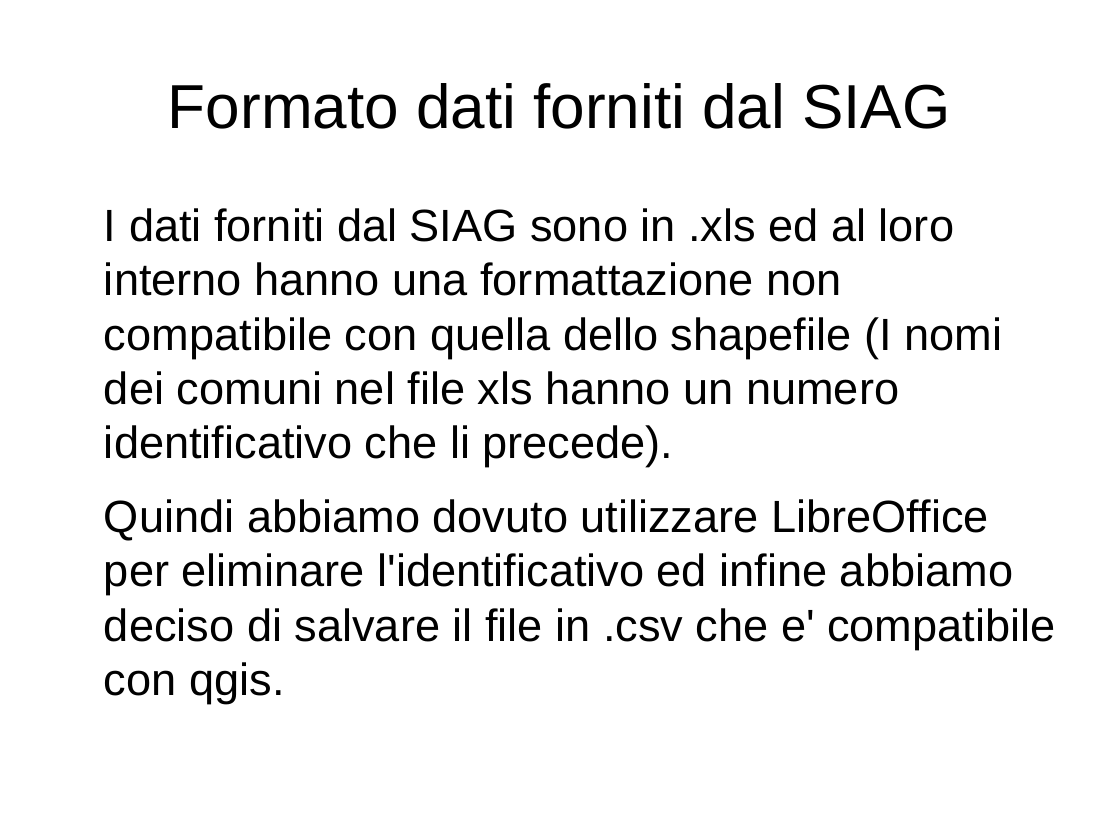
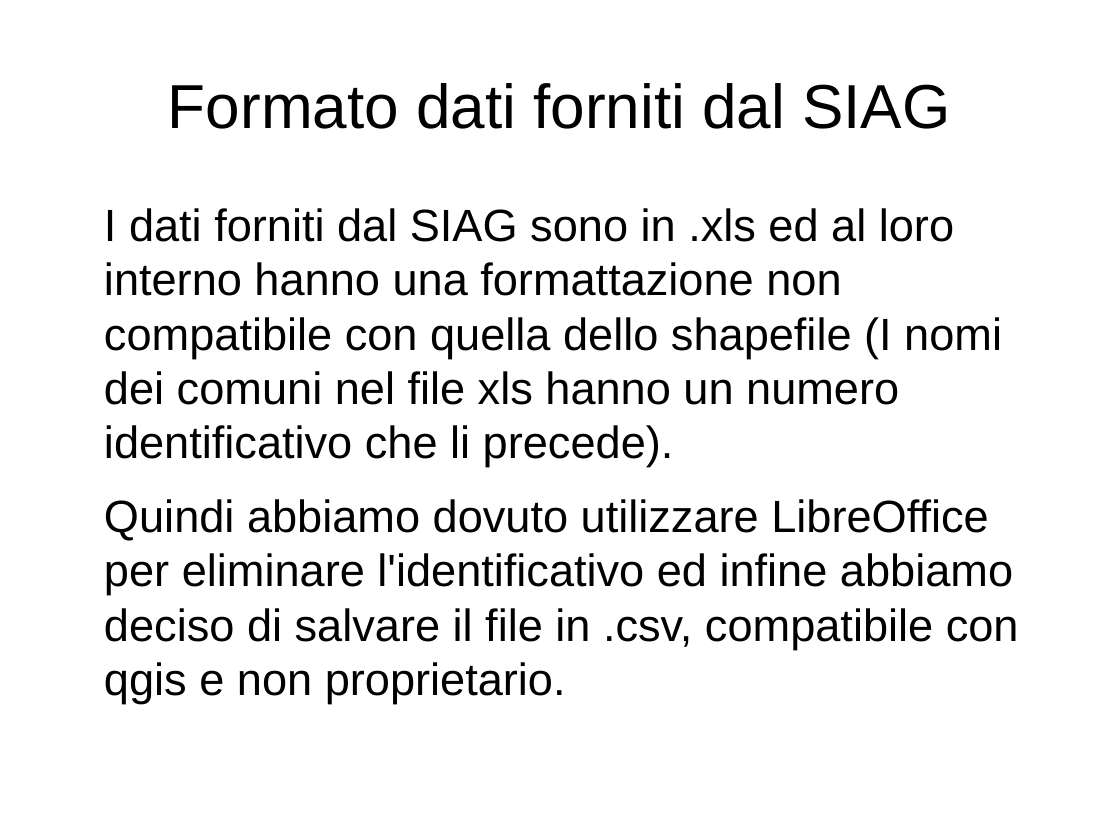
Before and after one commit to MascioSpam/esame_bdt, a slide deck: slide 6 of relazione.odp. Drawn at 1120x840 pixels with LibreOffice and Linux fonts; fonts in the diff are those of the drawing. Boxes give left, top, right and bottom in pixels: in the first picture for what was removed or moved away, otherwise in the second. Text is boxed around its words. In the diff, an @@ line names an element or a change of style, - is before the commit and + after.

```diff
--- a/relazione.odp
+++ b/relazione.odp
@@ text at (104, 499, 1019, 703): text changed @@
-Quindi abbiamo dovuto utilizzare LibreOffice per eliminare l'identificativo ed infine abbiamo deciso di salvare il file in .csv che e' compatibile con qgis.
+Quindi abbiamo dovuto utilizzare LibreOffice per eliminare l'identificativo ed infine abbiamo deciso di salvare il file in .csv, compatibile con qgis e non proprietario.
```
Also in this commit, not shown: 6 other slides changed, 5 slides added, 4 slides removed, 1 other file.
